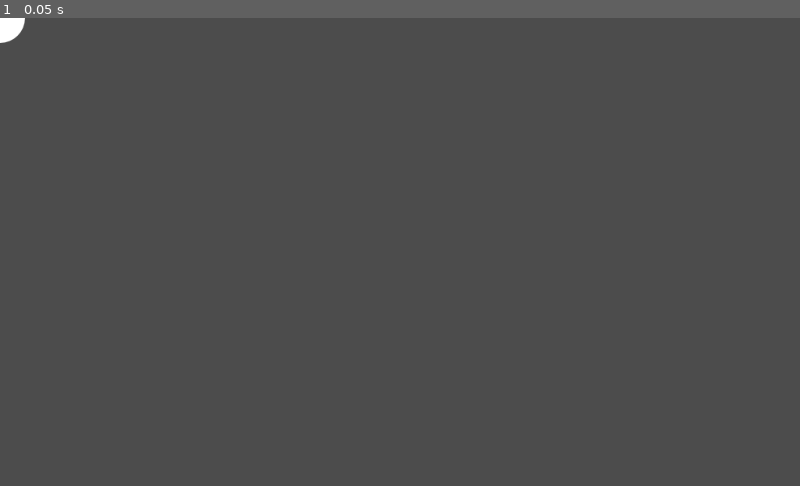
Above: before the commit, frame 1.
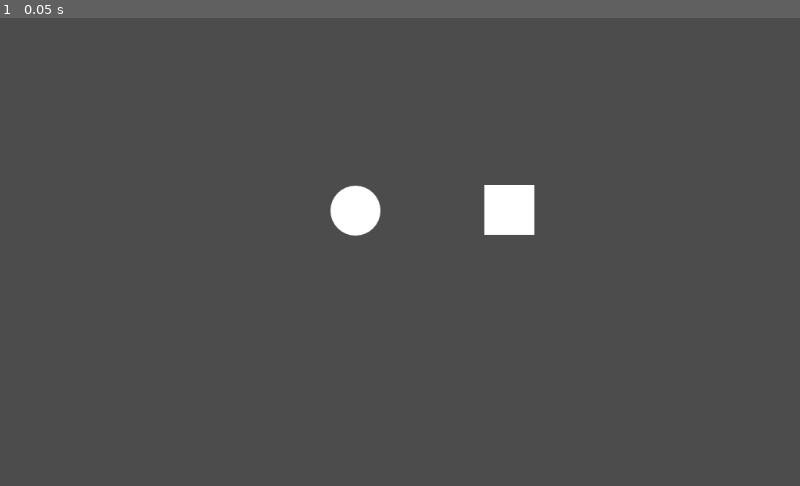
Above: after the commit, the same moment.

Repository: Hylek/CircleTest
Game: Godot game, scene res://Scenes/RootScene.tscn
Two runs of this game, one before a commit and one after it. Both use one fixed random seed, a clock stepped at 60 frames per second and the inputs below.
Inputs:
- Up to frame 1 (0.05 s): no input

The runs differ from the first frame. In frame 1, 1.4% of the frame differs, in the area x 0-67%, y 0-47%.

Commit message:
Created volume scene (with collider)

Diff:
--- a/Scenes/RootScene.tscn
+++ b/Scenes/RootScene.tscn
@@ -1,7 +1,12 @@
-[gd_scene load_steps=2 format=2]
+[gd_scene load_steps=3 format=2]
 
 [ext_resource path="res://Scenes/Player.tscn" type="PackedScene" id=1]
+[ext_resource path="res://Scenes/Volume.tscn" type="PackedScene" id=2]
 
 [node name="RootScene" type="Node2D"]
 
 [node name="Player" parent="." instance=ExtResource( 1 )]
+position = Vector2( 455, 247 )
+
+[node name="Volume" parent="." instance=ExtResource( 2 )]
+position = Vector2( 652, 246 )
--- /dev/null
+++ b/Scenes/Volume.tscn
@@ -0,0 +1,16 @@
+[gd_scene load_steps=3 format=2]
+
+[ext_resource path="res://Images/square.png" type="Texture" id=1]
+
+[sub_resource type="RectangleShape2D" id=1]
+extents = Vector2( 32.2314, 32.0069 )
+
+[node name="Volume" type="Node2D"]
+
+[node name="Area2D" type="Area2D" parent="."]
+
+[node name="Sprite" type="Sprite" parent="Area2D"]
+texture = ExtResource( 1 )
+
+[node name="CollisionShape2D" type="CollisionShape2D" parent="Area2D"]
+shape = SubResource( 1 )
